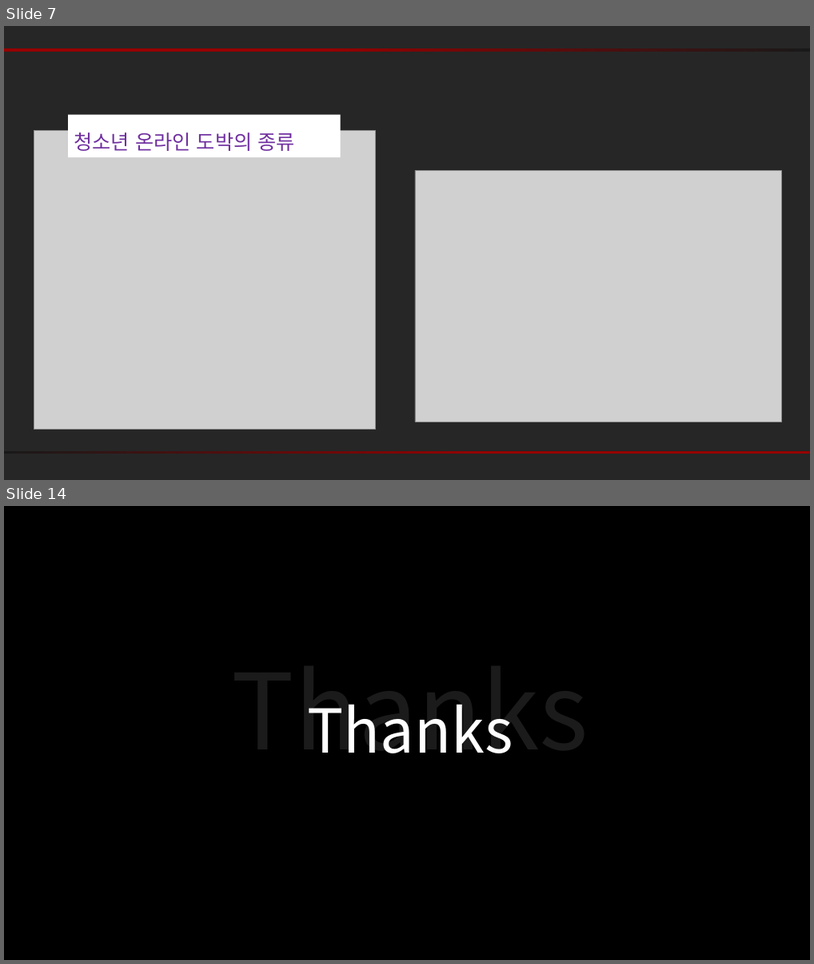
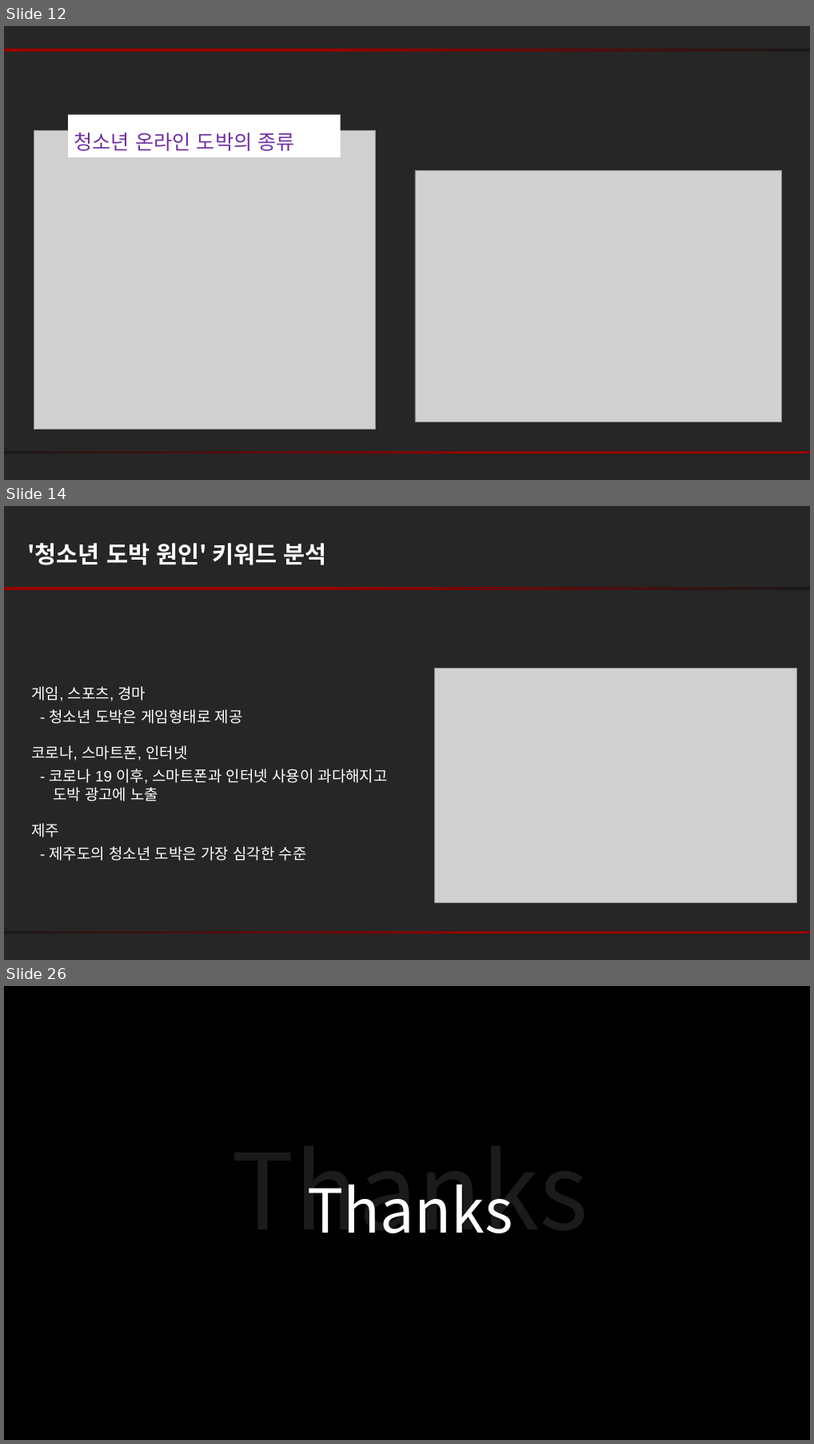
Before and after one commit to kyunakim/crawling-project, a slide deck: 청소년도박_PPT.pptx. Shown one above the other, each under a label of ours: slides 7 and 14 before the commit, slides 12, 14 and 26 after it; the slides between them are not shown. The pictures are 814x964 and 814x1444 pixels, drawn with LibreOffice and Linux fonts; fonts in the diff are those of the drawing; grey boxes stand for pictures. Boxes give left, top, right and bottom in pixels: in the first picture for what was removed or moved away, otherwise in the second. Text is boxed around its words. In the diff, an @@ line names an element or a change of style, - is before the commit and + after.

```diff
--- a/청소년도박_PPT.pptx
+++ b/청소년도박_PPT.pptx
@@ slide 14 added at (4, 506, 810, 960), background #262626 @@
@@ text added at (27, 543, 327, 565), 28 pt, text #FFFFFF, bold @@
+'청소년 도박 원인' 키워드 분석
@@ rectangle added at (4, 587, 810, 590), fill gradient #960000 to #191919 @@
@@ picture added at (434, 668, 797, 902) @@
@@ text added at (32, 686, 388, 860), 18 pt, text #FFFFFF @@
+게임, 스포츠, 경마
+- 청소년 도박은 게임형태로 제공
+코로나, 스마트폰, 인터넷
+- 코로나 19 이후, 스마트폰과 인터넷 사용이 과다해지고
+도박 광고에 노출
+제주
+- 제주도의 청소년 도박은 가장 심각한 수준
@@ rectangle added at (4, 931, 810, 934), fill gradient #960000 to #191919 @@
@@ what was slide 7 is now slide 12 @@
@@ what was slide 14 is now slide 26 @@
```
Also in this commit, not shown: 8 slides changed, 13 other slides added, 2 slides removed.
